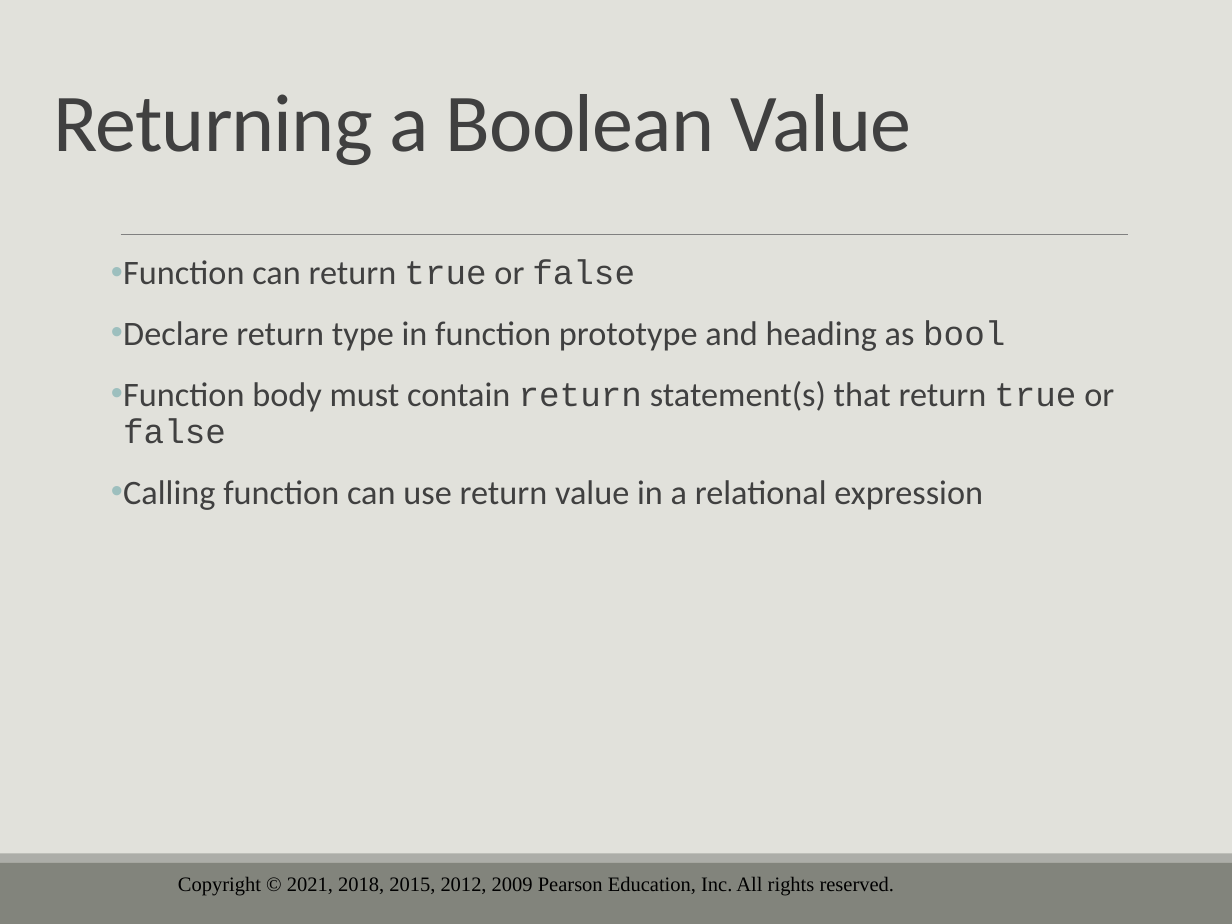
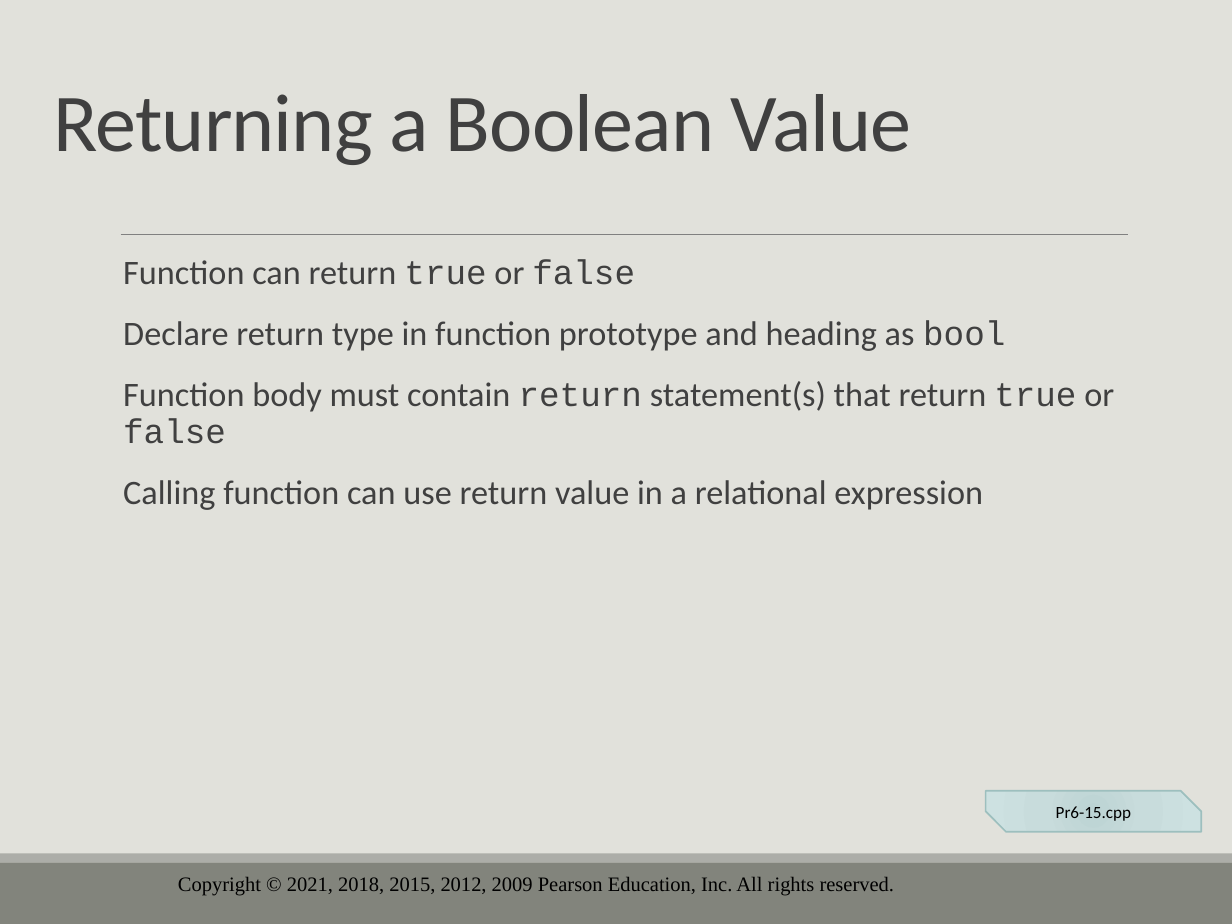
Before and after one commit to drolsonmi/eng1400, a slide deck: slide 38 of 1400_06_Functions.pptx (slide 42 before the commit). Drawn at 1232x924 pixels with LibreOffice and Linux fonts; fonts in the diff are those of the drawing; background and template pictures are left out. Boxes give left, top, right and bottom in pixels: in the first picture for what was removed or moved away, otherwise in the second. Text is boxed around its words. In the diff, an @@ line names an element or a change of style, - is before the commit and + after.

```diff
--- a/1400_06_Functions.pptx
+++ b/1400_06_Functions.pptx
@@ text "Function can return true or ..." at (123,259,1114,510): bullet • to   @@
@@ snip diag rect added at (986,791,1201,832), fill gradient #BDD3D2 to #C9DCDC to #CEE2E1, outline #9DBFBE 1 pt, 10 pt, text #000000 @@
+Pr6-15.cpp
```
Also in this commit, not shown: 17 other slides changed, 17 slides removed, 2 other files.
